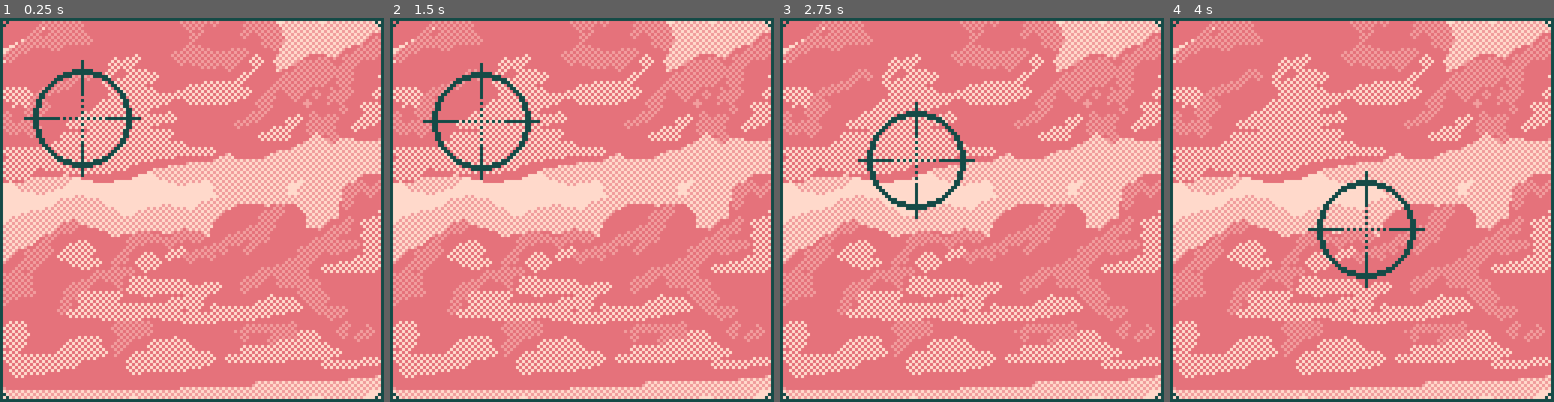
Above: before the commit, frames 1-4 (left to right).
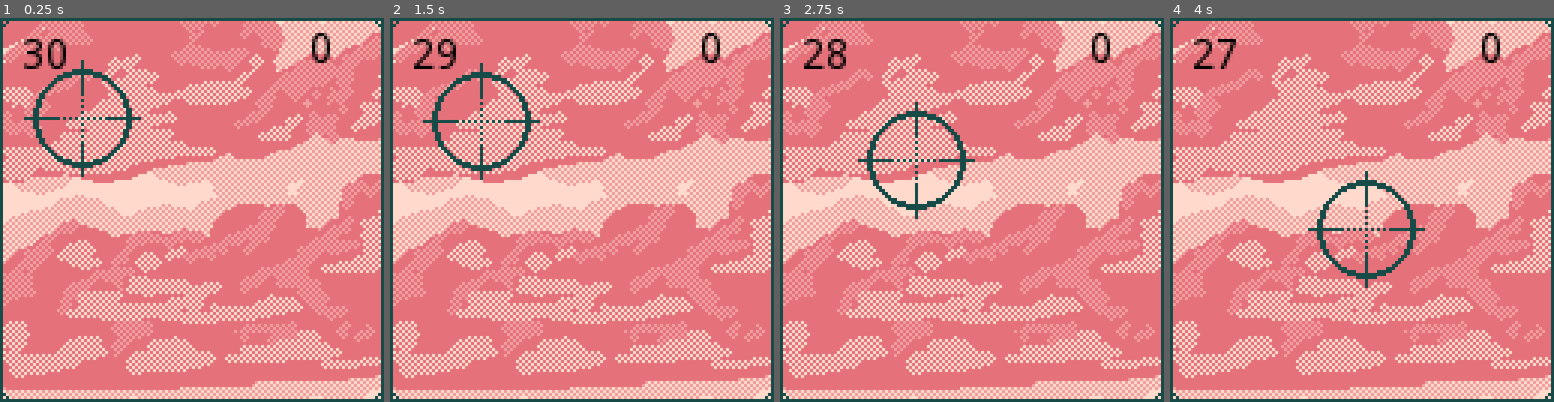
Above: after the commit, the same moments.

Repository: BurntRobot/Every-bird-is-fed-with-its-beak
Game: Godot game, scene res://Shooting/Shooting.tscn
Same seed, same stepped clock (60 frames per second), same inputs: the game is played once before the commit and once after it.
Inputs (mouse positions are in pixels of both pictures, inside the frame that each line leads up to):
- Up to frame 1 (0.25 s): no input
- Up to frame 2 (1.5 s): move the mouse to (666, 190) at 0.52 s; click (666, 190) at 0.6 s; move the mouse to (505, 229) at 1.27 s; click (505, 229) at 1.35 s
- Up to frame 3 (2.75 s): move the mouse to (1010, 125) at 2.02 s; click (1010, 125) at 2.1 s
- Up to frame 4 (4 s): move the mouse to (1342, 286) at 2.77 s; click (1342, 286) at 2.85 s; move the mouse to (1477, 267) at 3.52 s; click (1477, 267) at 3.6 s

The runs differ from the first frame. In frame 1, 0.8% of the frame differs, in the area x 6-86%, y 3-14%; in frame 2, 0.7%; in frame 3, 0.8%; in frame 4, 0.7%.

Commit message:
Add quiting. Some fancy project restructuring.

Diff:
--- a/Shooting/PlayerScope.gd
+++ b/PlayerScope/PlayerScope.gd
@@ -3,6 +3,8 @@
 var movement = Vector2()
 var speed = 3
 var on_cooldown = false
+var bullets = 30
+var dead_ducks = 0
 
 
 func _ready():
@@ -11,11 +13,12 @@
 
 func _process(delta):
 	if not on_cooldown:
-		if Input.is_action_just_pressed("shoot"):
+		if Input.is_action_just_pressed("shoot") and bullets != 0:
 			$AnimationPlayer.play("shoot")
 			$AudioStreamPlayer2D.play()
 			on_cooldown = true
 			$CooldownTimer.start()
+			bullets -= 1
 		else:
 			if not $AnimationPlayer.is_playing():
 				$AnimationPlayer.play("idle")
@@ -24,7 +27,10 @@
 			movement = move_and_slide(movement * speed)
 
 func _on_Area2D_body_entered(body):
+	dead_ducks += 1
 	body.die()
+	if bullets == 0:
+		print("game ended")
 
 func _on_CooldownTimer_timeout():
 	on_cooldown = false
--- a/Shooting/PlayerScope.tscn
+++ b/PlayerScope/PlayerScope.tscn
@@ -1,8 +1,11 @@
 [gd_scene load_steps=7 format=2]
 
-[ext_resource path="res://Shooting/PlayerScope.gd" type="Script" id=1]
-[ext_resource path="res://Shooting/Scope.png" type="Texture" id=2]
-[ext_resource path="res://Shooting/rifle.wav" type="AudioStream" id=3]
+[ext_resource path="res://PlayerScope/PlayerScope.gd" type="Script" id=1]
+[ext_resource path="res://PlayerScope/Scope.png" type="Texture" id=2]
+[ext_resource path="res://PlayerScope/rifle.wav" type="AudioStream" id=3]
+
+
+
 
 [sub_resource type="CircleShape2D" id=1]
 radius = 2.0
--- a/Shooting/Shooting.gd
+++ b/Shooting/Shooting.gd
@@ -3,3 +3,9 @@
 func _ready():
 	OS.window_size = Vector2(800, 800)
 	OS.window_position = Vector2(250, 100)
+
+func _process(delta):
+	$Label.text = str($PlayerScope.bullets)
+	$Label2.text = str($PlayerScope.dead_ducks)
+	if Input.is_action_just_pressed("quit"):
+		get_tree().quit()
--- a/Shooting/Shooting.tscn
+++ b/Shooting/Shooting.tscn
@@ -4,7 +4,7 @@
 [ext_resource path="res://Shooting/Background.png" type="Texture" id=2]
 [ext_resource path="res://Shooting/Spawner.tscn" type="PackedScene" id=3]
 [ext_resource path="res://Shooting/Frame.png" type="Texture" id=4]
-[ext_resource path="res://Shooting/PlayerScope.tscn" type="PackedScene" id=5]
+[ext_resource path="res://PlayerScope/PlayerScope.tscn" type="PackedScene" id=5]
 [ext_resource path="res://Shooting/DeadZone.tscn" type="PackedScene" id=6]
 [ext_resource path="res://Shooting/forest_ambient.ogg" type="AudioStream" id=7]
 [ext_resource path="res://Shooting/Red Curtain.ogg" type="AudioStream" id=8]
@@ -49,3 +49,21 @@
 [node name="Music" type="AudioStreamPlayer" parent="."]
 stream = ExtResource( 8 )
 autoplay = true
+
+[node name="Label" type="Label" parent="."]
+margin_left = 6.58485
+margin_top = 5.5094
+margin_right = 46.5849
+margin_bottom = 19.5094
+custom_colors/font_color = Color( 0, 0, 0, 1 )
+text = "1"
+
+[node name="Label2" type="Label" parent="."]
+margin_left = 103.0
+margin_top = 4.0
+margin_right = 123.0
+margin_bottom = 18.0
+custom_colors/font_color = Color( 0, 0, 0, 1 )
+text = "1"
+
+[node name="EndgameTimer" type="Timer" parent="."]
--- a/project.godot
+++ b/project.godot
@@ -23,6 +23,7 @@
 
 window/size/width=128
 window/size/height=128
+window/size/fullscreen=true
 window/stretch/mode="viewport"
 window/stretch/aspect="keep"
 
@@ -31,6 +32,11 @@
 shoot={
 "deadzone": 0.5,
 "events": [ Object(InputEventMouseButton,"resource_local_to_scene":false,"resource_name":"","device":0,"alt":false,"shi …(212 unchanged characters)…
+ ]
+}
+quit={
+"deadzone": 0.5,
+"events": [ Object(InputEventKey,"resource_local_to_scene":false,"resource_name":"","device":0,"alt":false,"shift":false,"control":false,"meta":false,"command":false,"pressed":false,"scancode":16777217,"unicode":0,"echo":false,"script":null)
  ]
 }
 
Renamed: Shooting/Scope.png -> PlayerScope/Scope.png
Not shown, changed: PlayerScope/Scope.png.import
Not shown, changed: PlayerScope/rifle.wav.import
Binary file added: m3x6.ttf
Not shown, added: PlayerScope/rifle.wav
